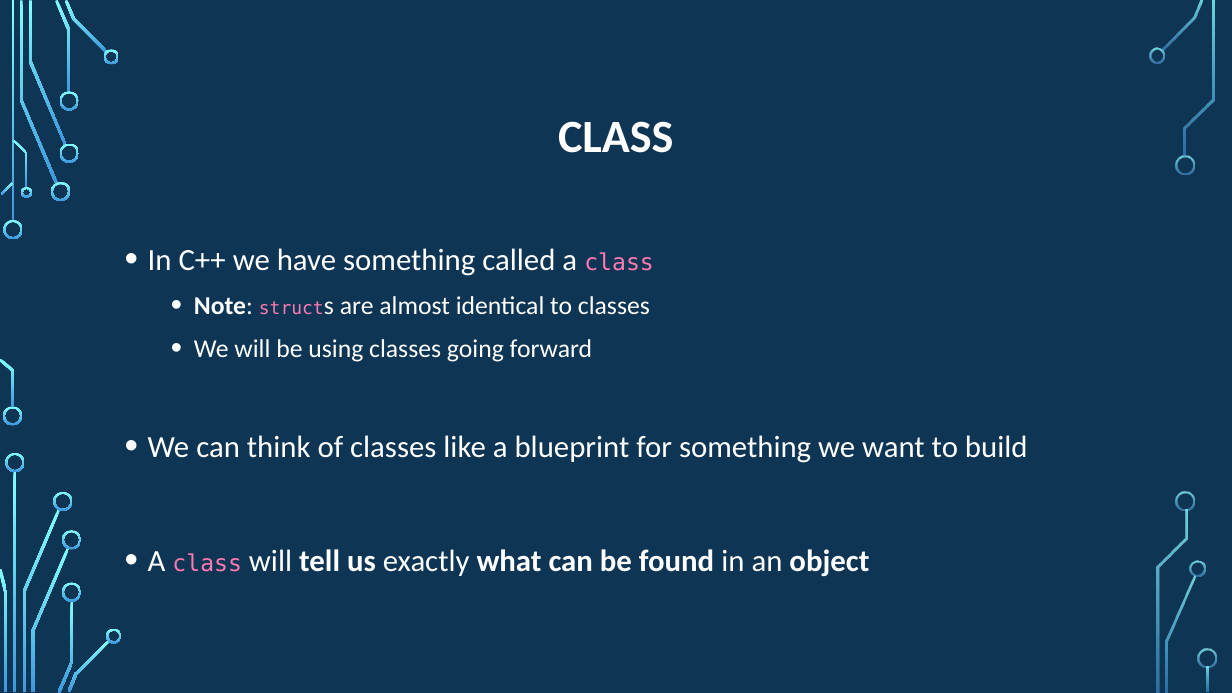
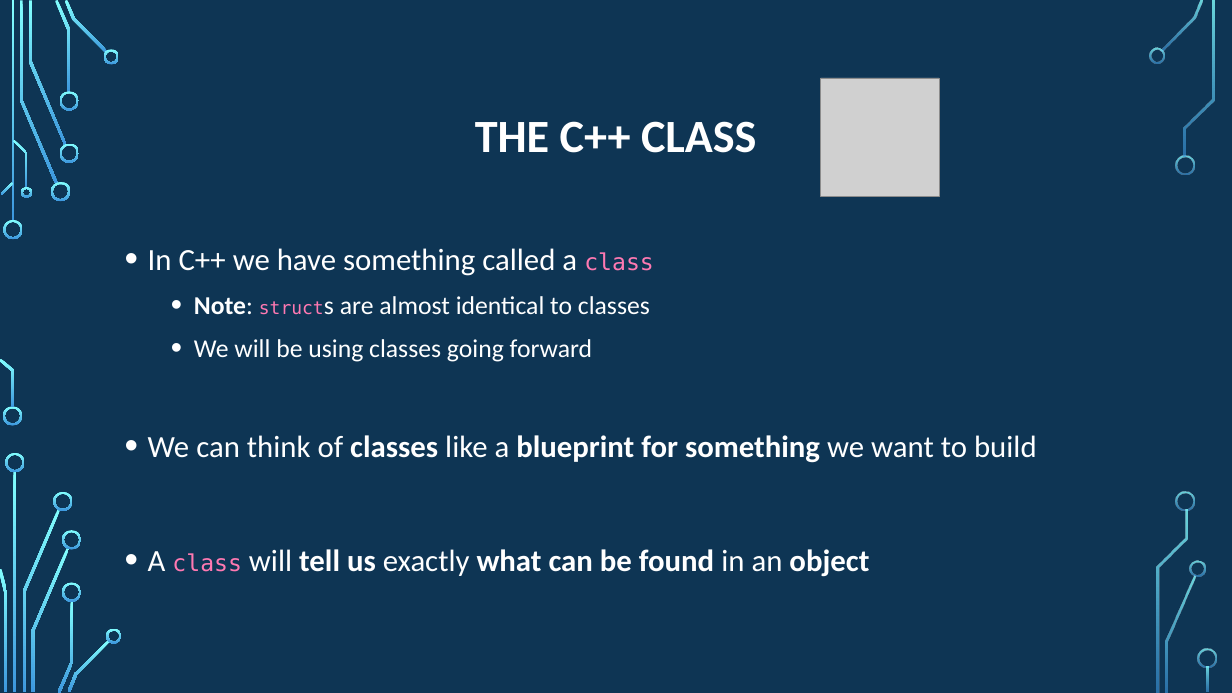
Before and after one commit to psypdt/Advanced_Summer_Course, a slide deck: slide 9 of Day4/Day_4.pptx. Drawn at 1232x693 pixels with LibreOffice and Linux fonts; fonts in the diff are those of the drawing; grey boxes stand for pictures; background and template pictures are left out. Boxes give left, top, right and bottom in pixels: in the first picture for what was removed or moved away, otherwise in the second. Text is boxed around its words. In the diff, an @@ line names an element or a change of style, - is before the commit and + after.

```diff
--- a/Day4/Day_4.pptx
+++ b/Day4/Day_4.pptx
@@ picture added at [821, 78, 939, 196] @@
@@ title at [475, 121, 756, 153]: text changed @@
-CLASS
+THE C++ CLASS
@@ text at [148, 435, 1037, 463]: bold on in "classes blueprint for something" @@
```
Also in this commit, not shown: 11 other slides changed, 2 slides added, 1 slide removed, 1 other file.
